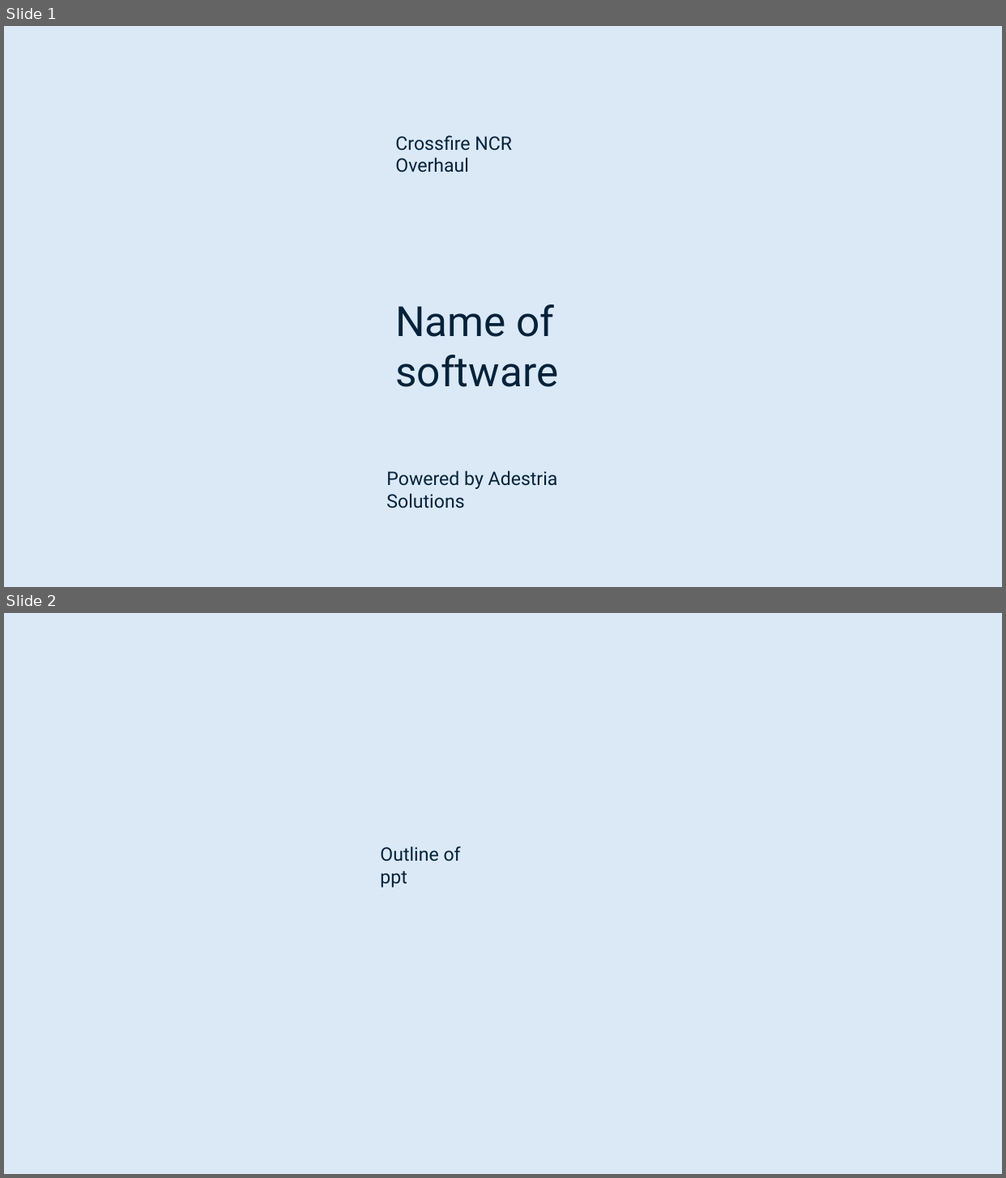
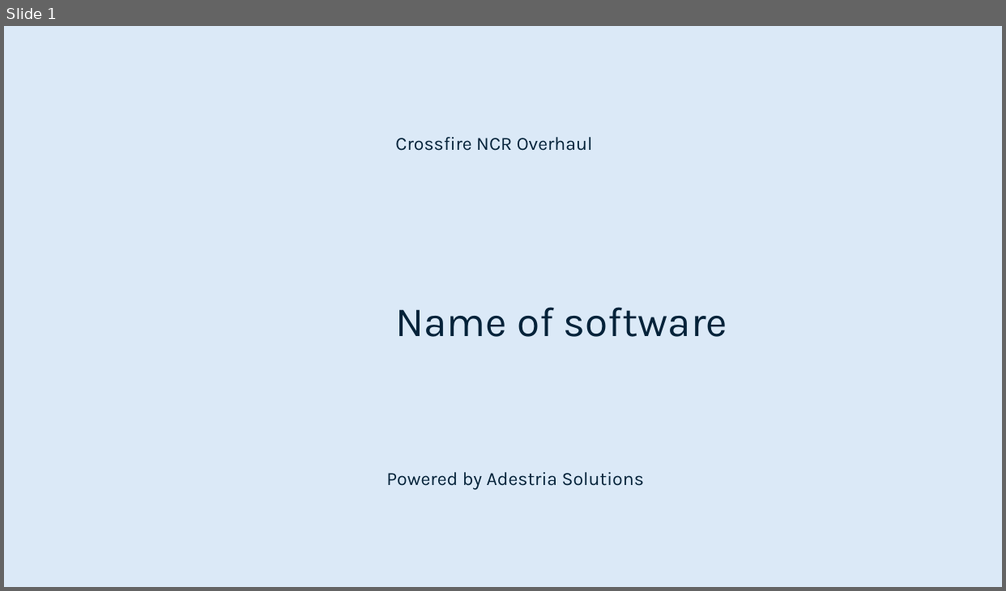
Before and after one commit to smutrux/prog1180, a slide deck: Deliverables/Presentation1.pptx. Shown one above the other, each under a label of ours: slides 1 and 2 before the commit, slide 1 after it. The pictures are 1006x1178 and 1006x591 pixels, drawn with LibreOffice and Linux fonts; fonts in the diff are those of the drawing. Boxes give left, top, right and bottom in pixels: in the first picture for what was removed or moved away, otherwise in the second. Text is boxed around its words. In the diff, an @@ line names an element or a change of style, - is before the commit and + after.

```diff
--- a/Deliverables/Presentation1.pptx
+++ b/Deliverables/Presentation1.pptx
@@ slide 2 removed at [4, 613, 1002, 1174], background #DBE9F7 @@
@@ text removed at [380, 846, 461, 888] @@
-Outline of ppt
@@ slide 1 changed as well @@
@@ font Roboto to Karla in 3 elements at [395, 137, 593, 151], [395, 307, 727, 337], [386, 472, 644, 490] @@
```
Also in this commit, not shown: 6 other slides changed, 9 slides added, 7 other slides removed.
